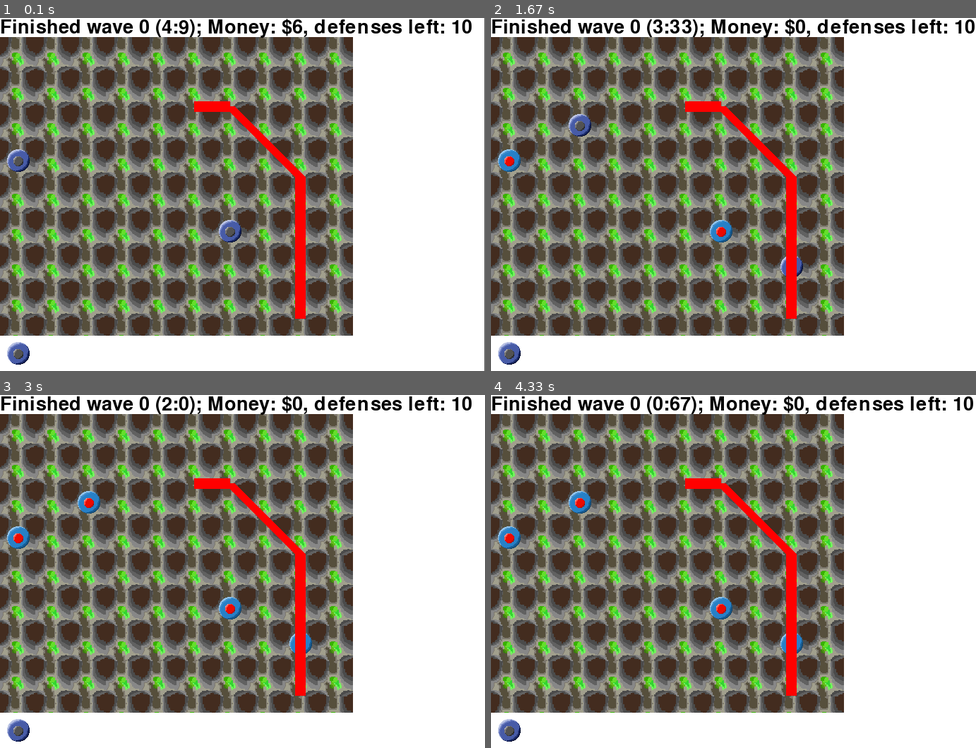
Above: before the commit, frames 1-4 (two rows, left to right).
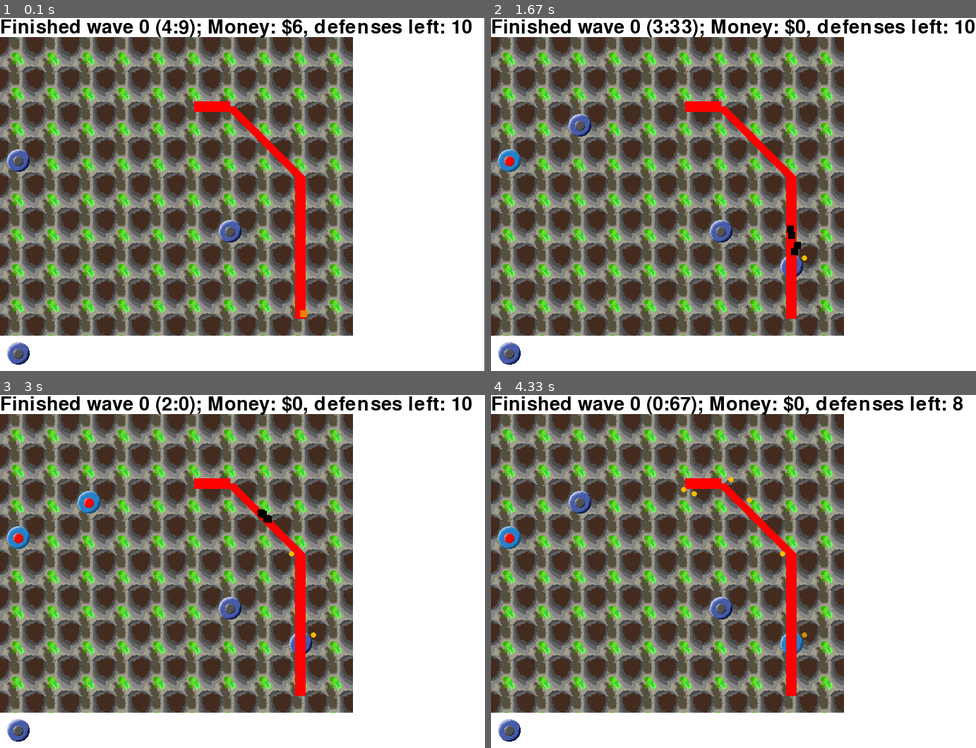
Above: after the commit, the same moments.

Repository: sillypantscoder/pygametowerdefense
Game: pygame game, started from main.py
Same seed, same stepped clock (60 frames per second), same inputs: the game is played once before the commit and once after it.
Inputs (mouse positions are in pixels of both pictures, inside the frame that each line leads up to):
- Up to frame 1 (0.1 s): no input
- Up to frame 2 (1.67 s): press the mouse at (733, 353) at 0.37 s; move the mouse to (655, 247) at 0.47 s; release the mouse at (583, 141) at 0.6 s; press the mouse at (733, 353) at 0.7 s; move the mouse to (757, 318) at 0.8 s; release the mouse at (777, 282) at 0.93 s
- Up to frame 3 (3 s): no input
- Up to frame 4 (4.33 s): no input

The runs differ from the first frame. In frame 1, less than 0.1% of the frame differs, in the area x 61-64%, y 82-85%; in frame 2, 0.4%; in frame 3, 0.4%; in frame 4, 0.7%, in the area x 16-100%, y 0-69%.

Commit message:
Added Split Enemies
Split Enemies split into four normal enemies when they die.

Diff:
--- a/main.py
+++ b/main.py
@@ -1,4 +1,3 @@
-from tkinter.tix import CELL
 import pygame
 import random
 import math
@@ -65,8 +64,8 @@
 
 class Mob(Entity):
 	speed = 0.01
-	def __init__(self, route: "list[list[int]]" = ROUTE):
-		self.route = routecopy(route)
+	def __init__(self, route: "list[list[int]]" = None):
+		self.route = routecopy(route if route else ROUTE)
 		self.pos = self.route[0].copy()
 		self.prevpos = self.route.pop(0)
 		self.ticks = 0
@@ -95,6 +94,20 @@
 	def despawn(self):
 		Coins(self.pos[0] + (random.choice(range(-40, 40, 5)) / 100), self.pos[1] + (random.choice(range(-40, 40, 5)) / 100))
 
+class SplitEnemy(Enemy):
+	speed = 0.01
+	def draw(self):
+		r = pygame.Surface((10, 10))
+		r.fill((255, 120, 0))
+		return r
+	def despawn(self):
+		Coins(self.pos[0] + (random.choice(range(-40, 40, 5)) / 100), self.pos[1] + (random.choice(range(-40, 40, 5)) / 100))
+		for i in range(5):
+			x = Enemy(routecopy(self.route))
+			x.route.insert(0, self.route[0].copy())
+			x.pos = [self.pos[0] + (random.choice(range(-40, 40, 5)) / 100), self.pos[1] + (random.choice(range(-40, 40, 5)) / 100)]
+			x.prevpos = x.pos.copy()
+
 class Coins(Entity):
 	def draw(self):
 		r = pygame.Surface((8, 8), pygame.SRCALPHA)
@@ -116,6 +129,7 @@
 			self.die()
 
 entities: "list[Entity]" = []
+SplitEnemy()
 cellno_to_pixel = (lambda x: round((x * CELLSIZE) + (0.5 * CELLSIZE)))
 pixel_to_cellno = (lambda x: (x - (0.5 * CELLSIZE)) / CELLSIZE)
 cellnos_to_pixels = (lambda x, y: (cellno_to_pixel(x), cellno_to_pixel(y)))
@@ -204,6 +218,7 @@
 		e.frame()
 	# Spawning
 	if wave and random.random() < 0.08 * wave_lvl: Enemy()
+	if wave and random.random() < 0.01 * (wave_lvl - 10): SplitEnemy()
 	wave_time -= 1
 	if wave_time <= 0:
 		wave_time = 60 * 10
